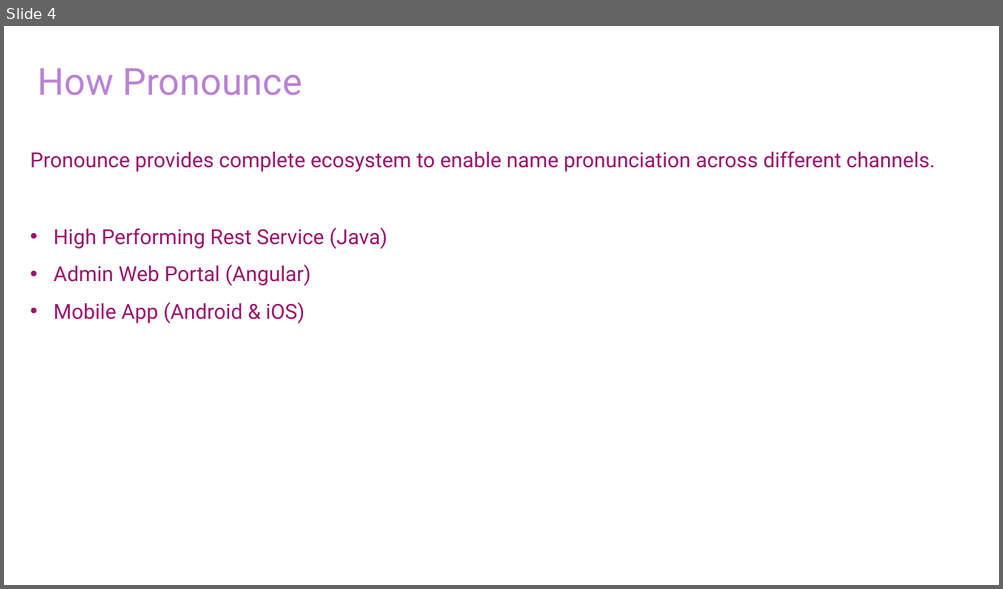
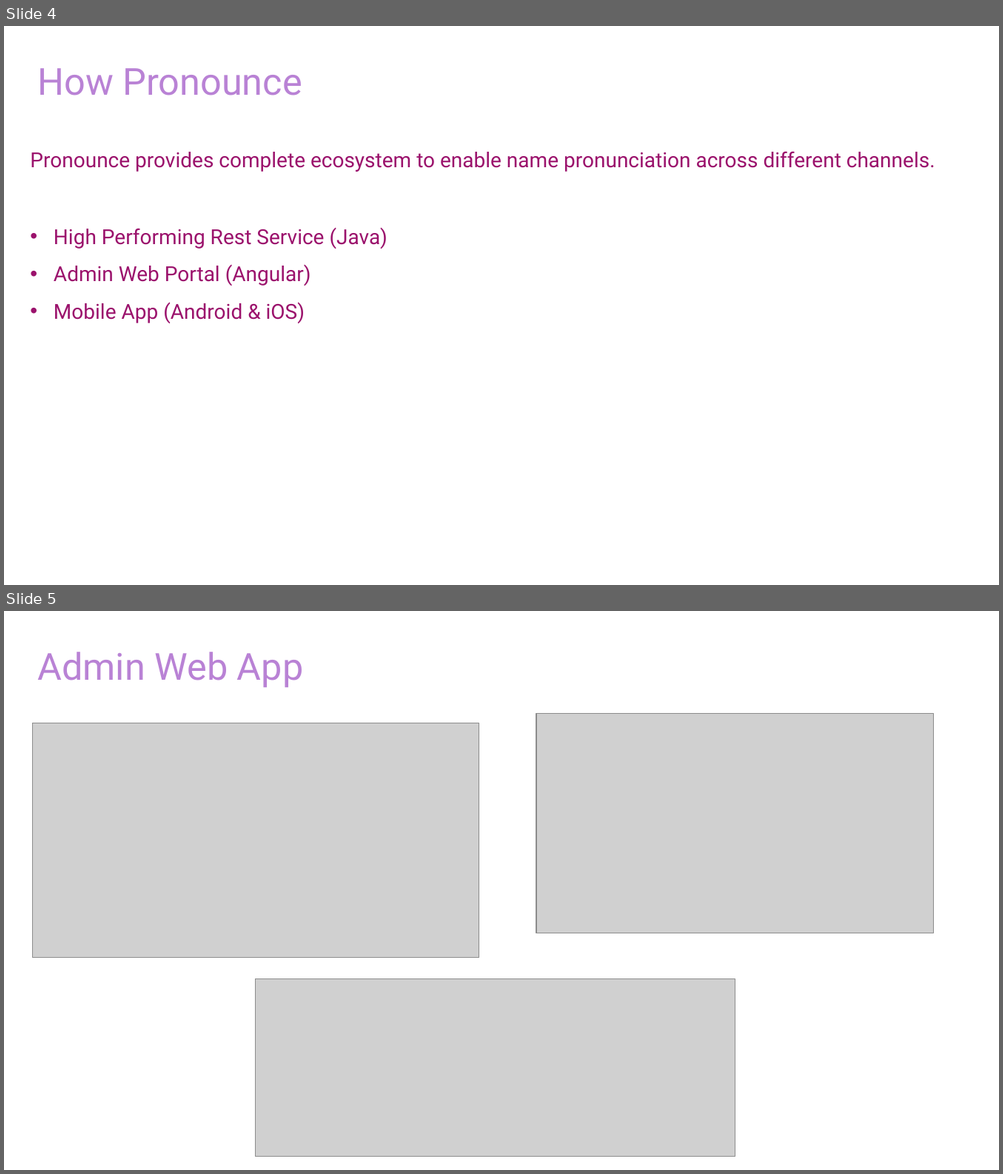
Before and after one commit to sangeethasanthosh/pronounce, a slide deck: documents/Pronounce.pptx. Shown one above the other, each under a label of ours: slide 4 before the commit, slides 4 and 5 after it. The pictures are 1003x589 and 1003x1174 pixels, drawn with LibreOffice and Linux fonts; fonts in the diff are those of the drawing; grey boxes stand for pictures. Boxes give left, top, right and bottom in pixels: in the first picture for what was removed or moved away, otherwise in the second. Text is boxed around its words. In the diff, an @@ line names an element or a change of style, - is before the commit and + after.

Commit message:
Updated Presentation

```diff
--- a/documents/Pronounce.pptx
+++ b/documents/Pronounce.pptx
@@ slide 5 added at box(4, 611, 999, 1170), background #FFFFFF @@
@@ text added at box(38, 652, 303, 687), 36 pt, text gradient #EE6CC1 to #B982D5 to #6DB0E4 to #47D3DC @@
+Admin Web App
@@ picture added at box(536, 713, 933, 934) @@
@@ picture added at box(32, 723, 478, 958) @@
@@ picture added at box(256, 980, 734, 1157) @@
```
Also in this commit, not shown: 1 other slide added, 5 other files.
